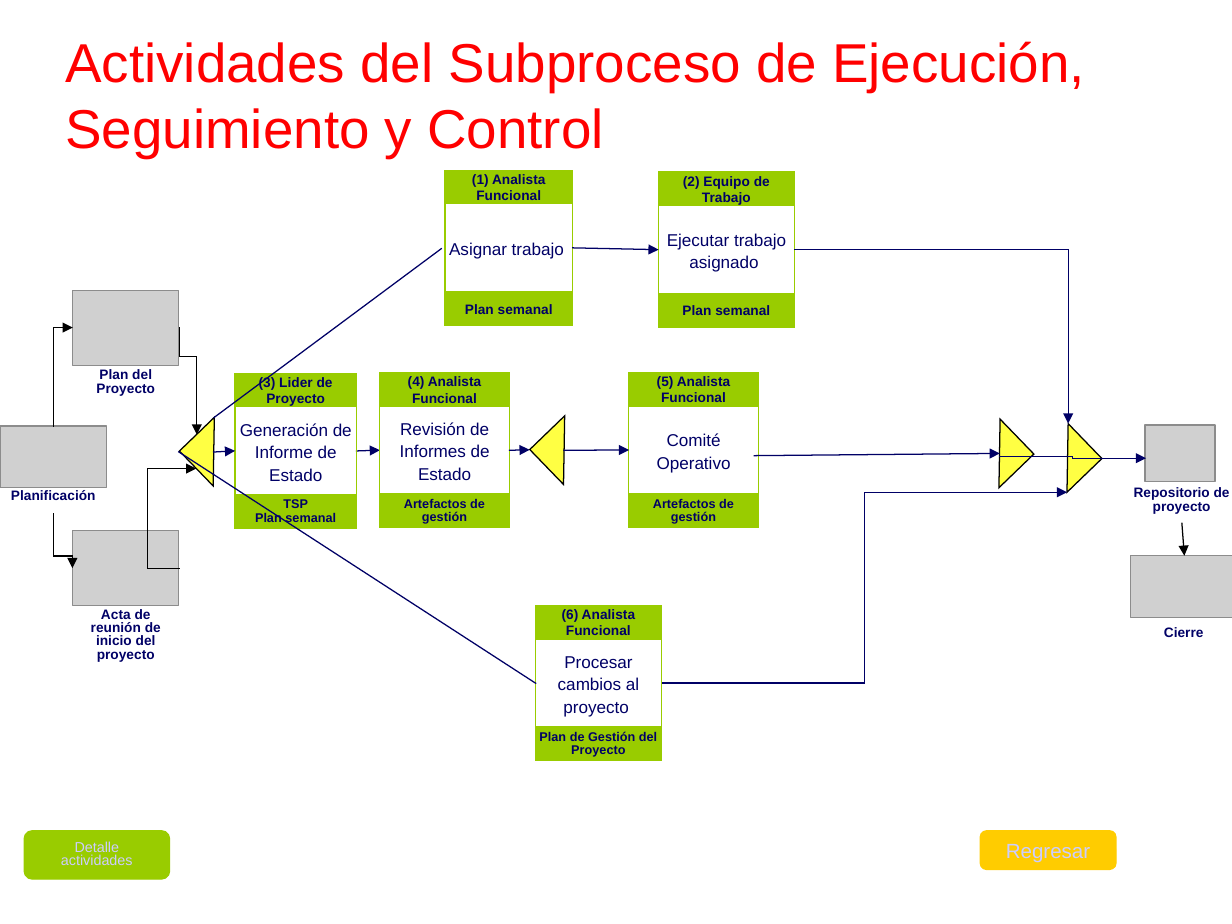
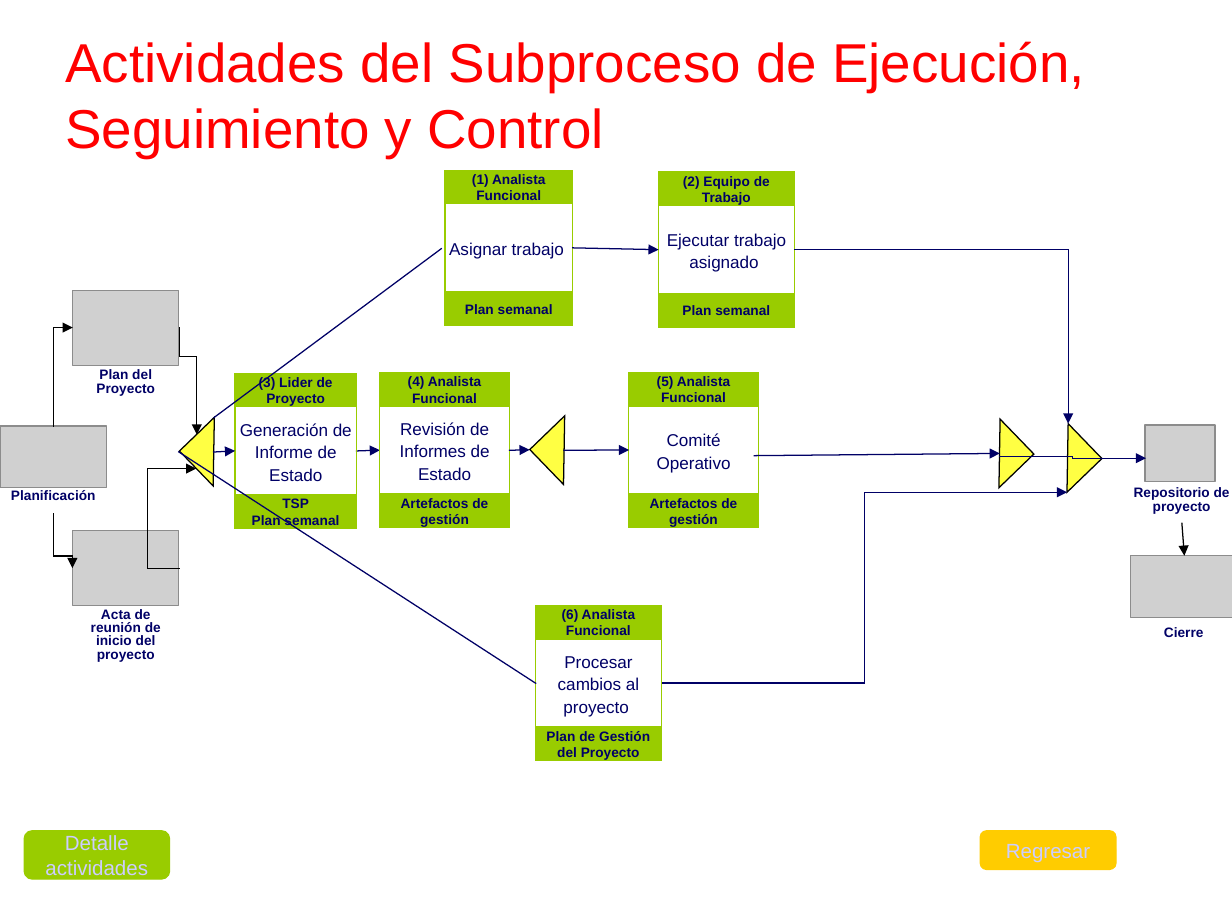
Before and after one commit to cjbensan/sistema-facturacion-inventario, a slide deck: slide 23 of CMMI-Nivel-2/PP-PMC/PGPRO_0.1_2015.ppt. Drawn at 1232x924 pixels with LibreOffice and Linux fonts; fonts in the diff are those of the drawing; grey boxes stand for pictures; background and template pictures are left out. Boxes give left, top, right and bottom in pixels: in the first picture for what was removed or moved away, otherwise in the second. Text is boxed around its words. In the diff, an @@ line names an element or a change of style, - is before the commit and + after.

Commit message:
Proceso de Gestión de Proyectos Versión 0.2 - 25/06/2015

```diff
--- a/CMMI-Nivel-2/PP-PMC/PGPRO_0.1_2015.ppt
+++ b/CMMI-Nivel-2/PP-PMC/PGPRO_0.1_2015.ppt
@@ size 7.4 to 8 pt; line spacing 0.9 to 1 in 4 elements at box(235, 495, 356, 529), box(379, 494, 509, 527), box(628, 494, 758, 527), box(536, 727, 662, 760) @@
@@ rounded rectangle "Detalle actividades" at box(25, 830, 170, 878): size 8.4 to 12 pt; line spacing 0.8 to 1 @@
```
Also in this commit, not shown: 6 other slides changed.
